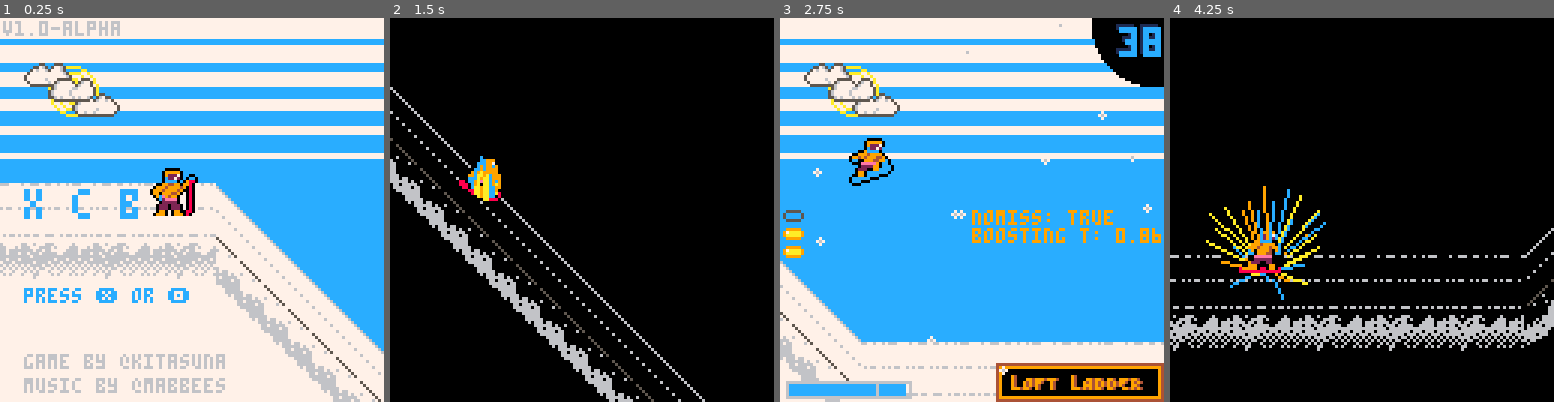
Above: before the commit, frames 1-4 (left to right).
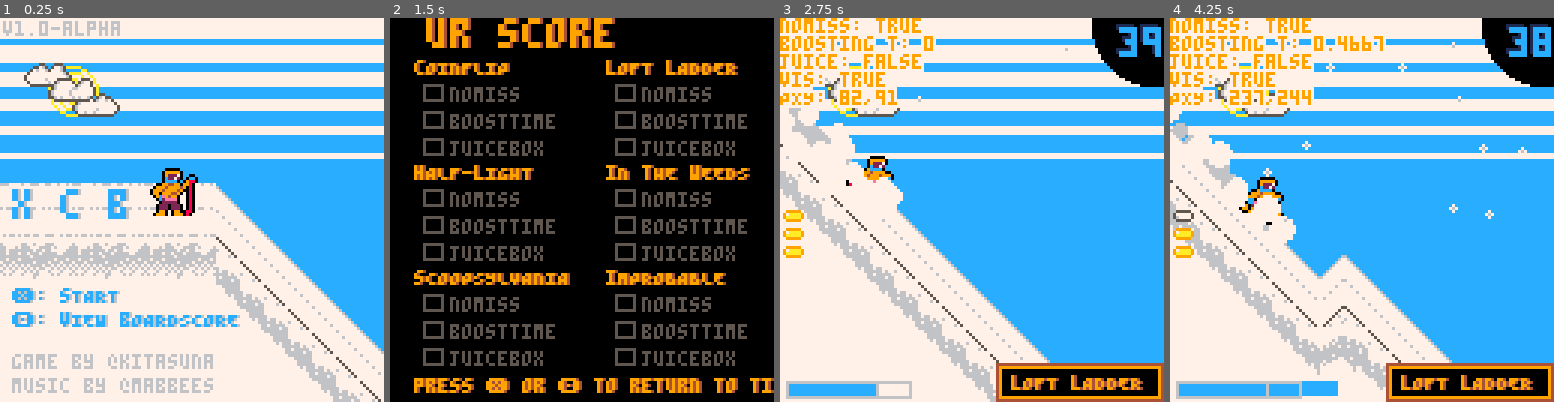
Above: after the commit, the same moments.

Repository: radicalslice/xcb
Game: PICO-8 cartridge main.p8
Same seed, same stepped clock (60 frames per second), same inputs: the game is played once before the commit and once after it.
Inputs:
- Up to frame 1 (0.25 s): no input
- Up to frame 2 (1.5 s): tap X (X key) at 0.33, 1.07 s; tap O (Z key) at 0.7 s
- Up to frame 3 (2.75 s): hold Right 1.6-2.1 s; tap O (Z key) at 1.7, 2.1, 2.5 s; tap X (X key) at 1.85 s; hold Up 2.15-2.42 s; hold Right from 2.47 s (still down)
- Up to frame 4 (4.25 s): tap O (Z key) every 0.4 s from 2.9 to 4.1 s; tap X (X key) at 2.97, 4.08 s; release Right at 3.03 s; hold Left 3.08-3.58 s; hold Down 3.63-3.97 s; hold Right from 4.02 s (still down)

The runs differ from the first frame. In frame 1, 4.9% of the frame differs, in the area x 3-63%, y 44-98%; in frame 2, 24%; in frame 3, 29%; in frame 4, 95%, in the area x 0-100%, y 0-100%.

Commit message:
v1.0::boardscore Add lots of boardscore functionality

Diff:
--- a/_game.lua
+++ b/_game.lua
@@ -131,7 +131,8 @@
   end)
 
   foreach(_FX.trails, function(t)
-    if t[1].x < player.x - 32 then
+    t[1].ttl -= dt
+    if t[1].ttl <= 0 then
       del(_FX.trails, t)
     end
   end)
@@ -164,6 +165,12 @@
       end
     end
   end)
+
+  -- check for collision between player and item
+  if _itemmgr.visible == true and collides_new(player:get_big_bb(), _itemmgr:get_bb()) then
+    _itemmgr.visible = false
+    _boardscore:update(_level.name, "juicebox", true)
+  end
 end
 
 _camera_y = 0
@@ -314,6 +321,9 @@
     obs:draw()
   end)
 
+  -- draw item maybe
+  _itemmgr:draw()
+
   foreach(_FX.trails, function(t)
     for crc in all(t) do
       circfill(crc.x,crc.y,crc.rad,(_level_config.trailcolor or 6))
@@ -372,9 +382,11 @@
   if _debug.msgs then
     -- draw_ctrls(12, 108, 9)
     -- player debug stuff
-    print("nomiss: "..(_level.score.nomiss and "true" or "false"), 64, 64, 9)
-    print("boosting t: "..player.boosting_time, 64, 70, 9)
-    -- print("X: "..flr(player.x), 56, 100, 9)
+    print("\^o7ffnomiss: "..(_level.score.nomiss and "true" or "false"), 0, 0, 9)
+    print("\^o7ffboosting t: "..player.boosting_time, 0, 6, 9)
+    print("\^o7ffjuice: "..(_level.score.juicebox and "true" or "false"), 0, 12, 9)
+    print("\^o7ffvis: "..(_itemmgr.visible and "true" or "false"), 0, 18, 9)
+    print("\^o7ffPXY: "..flr(player.x)..","..flr(player.y), 0, 24, 9)
     -- print("cpu: "..stat(1), 56, 100, 9)
     -- print("plr: "..flr(player.x)..","..flr(player.y)..","..player.plane, 56, 94, 9)
     -- print("level: "..level.name, 56, 106, 9)
--- a/_init.lua
+++ b/_init.lua
@@ -14,6 +14,7 @@
     _timers.snow:init(0.05, _last_ts)
 
     _boardscore = BoardScore:new()
+    _itemmgr = ItemMgr:new()
 
     player:reset()
 
@@ -45,8 +46,10 @@
     _q.add_subs("playerstop", {_timermgr.handle_playerstop})
     _q.add_subs("pregameover_expr", {_gamemgr.handle_pregameover_expr})
 
-    __update = _update_title
-    __draw = _draw_title
+     __update = _update_title
+     __draw = _draw_title
+    -- __update = _update_victory
+    -- __draw = _draw_victory
 
     if _debug.music then
       music(17)
@@ -55,6 +58,7 @@
 
 function _init()
   printh("--init")
+  cartdata("xcb_kitasuna_v1_0")
   anytime_init()
 end
 
--- a/_interlevel.lua
+++ b/_interlevel.lua
@@ -18,16 +18,16 @@
   end
 
   if _level_index == _level_count and _timers.interlevel.ttl == 0 then
-    dshad("victory!", 70, 64)
-    if _timers.input_freeze.ttl == 0 then
-      dshad("press "..BUTTON_X.." or "..BUTTON_O, 58, 80)
-      dshad(" to restart", 62, 88)
-    end
+    -- save boardscore
+    _boardscore:save()
+    __update = _update_victory
+    __draw = _draw_victory
+
   elseif _level_config.branches != nil then
     spr(114,up_arrow_x,72 - (_up_charge * 4))
     spr(114,down_arrow_x,81 + (_down_charge * 4),1,1,false,true)
-    dshad(_level_configs[_level_config.branches[1]].name, 65, 68)
-    dshad(_level_configs[_level_config.branches[2]].name, 65, 88)
+    print("\^o410".._level_configs[_level_config.branches[1]].name, 65, 68, 9)
+    print("\^o410".._level_configs[_level_config.branches[2]].name, 65, 88, 9)
   end
 
   palt(0, true)
--- a/_title.lua
+++ b/_title.lua
@@ -5,17 +5,17 @@
   palt(0, false)
   rectfill(0,0,127,127,7)
   -- sky
-      rectfill(0, 0, 128, 128, 12)
+  rectfill(0, 0, 128, 128, 12)
   -- clouds
-      local cloudheight = 6
-      local gapheight = 3
-      local next_y = 0
-      while cloudheight > 0 do
-        rectfill(0, next_y, 128, next_y + cloudheight, 7)
-        next_y = next_y + cloudheight + gapheight
-        cloudheight -= 1
-        gapheight += 1
-      end
+  local cloudheight = 6
+  local gapheight = 3
+  local next_y = 0
+  while cloudheight > 0 do
+    rectfill(0, next_y, 128, next_y + cloudheight, 7)
+    next_y = next_y + cloudheight + gapheight
+    cloudheight -= 1
+    gapheight += 1
+  end
 
   -- new stuff
   circfill(24, 24, 4, 10)
@@ -37,14 +37,15 @@
   end
   -- dude
   spr(128, 50, 50, 2, 2)
-  print("\^w\^tx c b", 8, 57, 12)
+  print("\^w\^t\^o610x c b", 4, 57, 12)
 
-  print("press "..BUTTON_X.." or "..BUTTON_O, 8, 90, 12)
+  print("\^o610"..BUTTON_X..": sTART", 4, 90, 12)
+  print("\^o610"..BUTTON_O..": vIEW bOARDSCORE", 4, 98, 12)
   -- palt()
 
   print("v1.0-alpha", 1, 1, 6)
-  print("game by @kitasuna", 8, 112, 6)
-  print("music by @mabbees", 8, 120, 6)
+  print("game by @kitasuna", 4, 112, 6)
+  print("music by @mabbees", 4, 120, 6)
 
   foreach(_FX.snow, function(c)
     spr(118, c.x, c.y)
@@ -57,6 +58,8 @@
 
   _timers.snow:update(_now)
 
+  _timers.show_boardscore:update(_now)
+
   foreach(_FX.snow, function(c)
     c.x -= c.dx
     c.y += c.dx
@@ -67,7 +70,12 @@
 
   _timers.interlevel:update(_now)
 
-  if _timers.input_freeze.ttl == 0 and (btnp(4) or btnp(5)) and _timers.interlevel.ttl <= 0 then
+  if _timers.input_freeze.ttl == 0 and btnp(5) then
+    _init_wipe(0.4)
+    _timers.show_boardscore:init(0.2, _now)
+  end
+
+  if _timers.input_freeze.ttl == 0 and btnp(4)  and _timers.interlevel.ttl <= 0 then
     anytime_init()
     _timers.interlevel:init(0.2, _now)
     _init_wipe(0.4)
--- a/_victory.lua
+++ b/_victory.lua
@@ -1,11 +1,57 @@
-function _draw_victory()
-  cls()
-  print("victory!", 48, 64, 9)
-  print("press "..BUTTON_X.." or "..BUTTON_O.." to restart", 14, 107, 9)
+VictoryScreen = {}
+
+function VictoryScreen:new(o)
+  o = o or {
+    header = "nice boardin'!",
+    levels = {}
+  }
+  setmetatable(o, self)
+  self.__index = self
+  return o
 end
 
-function _update_victory()
+function VictoryScreen:draw()
+  cls()
+  palt(11, false)
+  print("\^w\^t\^o410"..self.header, 12, 0, 9)
+  local y = 18
+  local x = 8
+
+  for i, level in ipairs(self.levels) do
+    local x = ((i-1) % 2 == 0 and 72 or 8)
+    local y = 14 + (((i-1) \ 2) * 35)
+    print("\^o410"..level, x, y, 9)
+    print_boardscore(_boardscore:lookup(level), x, y+6)
+  end
+
+  --[[
+  print("\^o410"..player.level_history[2], 72, 18, 9)
+  print_boardscore(_boardscore:lookup(player.level_history[2]), 72, 24)
+
+  print("\^o410"..player.level_history[3], 8, 54, 9)
+  print_boardscore(_boardscore:lookup(player.level_history[3]), 8, 60)
+
+  print("\^o410"..player.level_history[4], 72, 54, 9)
+  print_boardscore(_boardscore:lookup(player.level_history[4]), 72, 60)
+  --]]
+
+  -- if _timers.input_freeze.ttl == 0 then
+  print("\^o410press "..BUTTON_X.." or "..BUTTON_O.." to return to title", 8, 120, 9)
+  -- end
+end
+
+function VictoryScreen:update()
   if btnp(4) or btnp(5) then
     anytime_init()
   end
 end
+
+function print_boardscore(score, x, y)
+  for t, v in pairs(score) do
+    if t != "name" then
+      spr((v and 164 or 165), x+2, y)
+      print(t, x+12, y + 3, (v and 7 or 5))
+      y+=9
+    end
+  end
+end
--- a/boardscore.lua
+++ b/boardscore.lua
@@ -3,14 +3,12 @@
   printh("called boardscore:new")
   local base = {}
   for n in all(_level_names) do
-    base[n] = {
+    add(base, {
+      name = n,
       nomiss = false,
+      boosttime = false,
       juicebox = false,
-      boosttime = false,
-    }
-  end
-  for k, v in pairs(base) do
-    printh("loop Entry in base: "..k)
+    })
   end
   o = o or base
   setmetatable(o, self)
@@ -24,10 +22,40 @@
 
 function BoardScore:save()
   --save to local
+  for i, level in ipairs(self) do -- foreach level...
+    printh("saving level index: "..i)
+    local score = 0
+    for k, val in pairs(level) do
+      if k == "nomiss" and val then
+        score |= 1 << 0
+      end
+      if k == "boosttime" and val then
+        score |= 1 << 1
+      end
+      if k == "juicebox" and val then
+        score |= 1 << 2
+      end
+    end
+    printh("level has score: "..score)
+    dset(i, score)
+    printh("saved level score")
+  end
+end
+
+function BoardScore:lookup(level_name)
+  for i=1,#self do
+    if self[i].name == level_name then
+      return self[i]
+    end
+  end
 end
 
 function BoardScore:update(level_name, key, value)
-  _boardscore[level_name][key] = value
+  for i=1,#self do
+    if self[i].name == level_name then
+      self[i][key] = value
+    end
+  end
 end
 
 function BoardScore:getLevelTotal()
--- /dev/null
+++ b/item.lua
@@ -0,0 +1,34 @@
+ItemMgr = {}
+function ItemMgr:new(o)
+  o = o or {}
+  setmetatable(o, self)
+  self.__index = self
+  return o
+end
+
+function ItemMgr:init(pos)
+  printh("itemmgr init, called with "..pos[1]..","..pos[2])
+  self.x = pos[1]
+  self.y = pos[2]
+  self.visible = true
+end
+
+function ItemMgr:update(dt)
+  -- maybe don't need this?
+end
+
+function ItemMgr:get_bb()
+  return {flr(self.x),flr(self.y),flr(self.x)+7,flr(self.y)+10}
+end
+
+function ItemMgr:draw()
+  if not self.visible then
+    return
+  end
+  palt(11, true)
+  palt(0, false)
+  spr(163, self.x, self.y, 1, 2)
+  palt()
+  local bb = self:get_bb()
+  rect(bb[1],bb[2],bb[3],bb[4],11)
+end
--- a/level.lua
+++ b/level.lua
@@ -23,6 +23,7 @@
     name = _level_names[1],
     -- mountain tile x, mountain tile y, mountain pos y, tree pos y, flat map x,ramp left start,ramp right end,fill color for under course
     tiles = {17,1,24,30,21,24,27,7},
+    item_pos = {1750, 270},
     tree_tileheight = 3,
     foreground = false,
     branches = {2, 3},
@@ -48,6 +49,7 @@
     name = _level_names[2],
     -- mountain tile x, mountain tile y, mountain pos y, tree pos y, flat map x
     tiles = {17,1,24,30,21,24,27,7},
+    item_pos = {1040, 130},
     branches = {4, 5},
     tree_tileheight = 3,
     foreground = false,
@@ -62,6 +64,7 @@
   {
     name = _level_names[3],
     tiles = { 17,1,24,30,29,32,35,4},
+    item_pos = {2448, 350},
     branches = {4, 5},
     tree_tileheight = 3,
     trailcolor = 3,
@@ -79,6 +82,7 @@
     name = _level_names[4],
     -- mountain tile x, mountain tile y, mountain pos y, tree pos y, flat map x
     tiles = { 13,3,28,40,21,24,27,7},
+    item_pos = {2440, 465},
     branches = {6, 6},
     tree_tileheight = 2,
     foreground = true,
@@ -98,6 +102,7 @@
     name = _level_names[5],
     -- mountain tile x, mountain tile y, mountain pos y, tree pos y, flat map x
     tiles = { 13,3,28,40,21,24,27,7},
+    item_pos = {1350, 40},
     branches = {6, 6},
     tree_tileheight = 2,
     foreground = true,
@@ -127,6 +132,7 @@
     name = _level_names[6],
     -- mountain tile x, mountain tile y, mountain pos y, tree pos y, flat map x
     tiles = { 13,3,28,40,21,24,27,7},
+    item_pos = {1950, 720},
     tree_tileheight = 2,
     foreground = true,
     trailcolor = 5,
@@ -406,7 +412,7 @@
 obs,6,115
 flat,128
 
---,down into nothing, down time
+--,short hop then down into nothing, down time
 ddown,64
 flat,96
 
@@ -429,6 +435,9 @@
 flat,96
 
 --,down into long weave
+bup,8,-2
+bdown,8,-2
+flat,16
 ddown,56
 flat,56
 obs,6,115
@@ -742,14 +751,12 @@
 bup,16,-2.5
 bdown,8
 ddown,48
-flat,16
 bup,8,-2
 bdown,8
 ddown,96
 flat,112
 bup,8,-2
 bdown,8
-flat,16
 bup,16,-2
 flat,24
 bup,16,-2
@@ -766,33 +773,30 @@
 flat,40
 bup,16,-2.5
 bdown,16
-flat,8
 ddown,32
 flat,8
 bup,16,-2.5
 bdown,16
 ddown,56
-flat,8
 bup,16,-2.5
 bdown,16
 ddown,96
-flat,8
 bup,16,-2.5
 bdown,16
 ddown,56
 flat,64
 bup,16,-2.5
 bdown,16
-flat,96
+flat,256
 ddown,128]]
 }
 
 -- String -> []Range
-function parse_ranges(str, x_base, y_base)
+function parse_ranges(str)
   local ranges = {}
   local jumps = {}
-  local last_flat = y_base
-  local x_curr = x_base
+  local x_curr = 0
+  local last_flat = 8
   foreach(split(str, "\n"), function(substr)
     local vals = split(substr, ",")
     if substr == "" or vals[1] == "--" then
--- a/main.p8
+++ b/main.p8
@@ -17,6 +17,7 @@
 #include colors.lua
 #include fleas.lua
 #include gamemgr.lua
+#include item.lua
 #include level.lua
 #include obstacle.lua
 #include player.lua
@@ -105,14 +106,14 @@
 bb022202220b080b0888888888888880b0888888000bbbbb77777777777777777777777777777777777777777744448444444447000000000000000000000000
 bb0990b09900880bb088888888888880b0888000bbbbbbbb77777777777777777777777773777777777777377777748844444444000000000000000000000000
 b09990b0999080bbbb0000000000000bbb000bbbbbbbbbbb73733737337737337333773777777777777777777777777444444444000000000000000000000000
-067666703733337737733373bbbbbbbbbbbbbbbb0000000037333373333333337333333777777777777777774444447744444444000000000000000000000000
-676767673373333733333333bb000bbbbbbbbbbb0000000033333333333333333333333377777773377777774444477b44444444000000000000000000000000
-766676767333333373377337bbbbb0bbbbbbbbbb0000000033333377337733333337733377777777777777774447777bb4444444000000000000000000000000
-676766673337733333337333b00000bbbbbbbbbb000000007773377777777377333377737777737777377777444777bbb4444444000000000000000000000000
-7676767673333733333377330aaaaa0bbbbbbbbb0000000077777777777777777377777777777777777777774777bbbbbbb44444000000000000000000000000
-0766676033337337373333330883aa0bbbbbbbbb000000007777777777777777777444777773777777773777777bbbbbbbbbb444000000000000000000000000
-0076760033333373373333370888aa0bbbbbbbbb00000000777777777777777777444447777777777777777777bbbbbbbbbbbb44000000000000000000000000
-0000000033733773333333770883990bbbbbbbbb0000000044477744447777777444444473777777777777377bbbbbbbbbbbbbb4000000000000000000000000
+067666703733337737733373bbbbbbbb000000bb0000000037333373333333337333333777777777777777774444447744444444000000000000000000000000
+676767673373333733333333bb000bbb00000bbb0000000033333333333333333333333377777773377777774444477b44444444000000000000000000000000
+766676767333333373377337bbbbb0bb0777bbb70555555533333377337733333337733377777777777777774447777bb4444444000000000000000000000000
+676766673337733333337333b00000bbbb00bbb7050000057773377777777377333377737777737777377777444777bbb4444444000000000000000000000000
+7676767673333733333377330aaaaa0bbbbbbb070500000577777777777777777377777777777777777777774777bbbbbbb44444000000000000000000000000
+0766676033337337373333330883aa0b0bbbbb07050000057777777777777777777444777773777777773777777bbbbbbbbbb444000000000000000000000000
+0076760033333373373333370888aa0b07bbb00705000005777777777777777777444447777777777777777777bbbbbbbbbbbb44000000000000000000000000
+0000000033733773333333770883990b077777770555555544477744447777777444444473777777777777377bbbbbbbbbbbbbb4000000000000000000000000
 0000000000000000000000000aa9990bbbbbbbbb0000000044444444444477744444444444444444444444440000000000000000000000000000000000000000
 0000000000000000000000000aa9990bbbbbbbbb0000000077447444474444444444744444444444444444440000000000000000000000000000000000000000
 000000000000000000000000b00000bbbbbbbbbb0000000044444444447474444444444444444444444444440000000000000000000000000000000000000000
--- a/player.lua
+++ b/player.lua
@@ -40,6 +40,8 @@
     p.plane = 0
     p.planedy = 0
     p.boosting_time = 0
+    -- p.level_history = {"hALF-lIGHT", "cOINFLIP", "lOFT lADDER", "iMPROBABLE"}
+    p.level_history = {}
   end,
   change_state = function(p, state)
     -- printh("State change: "..p.state.."->"..state)
@@ -74,7 +76,7 @@
     p.last_sprite = base_sprite
 
     -- draw bb
-    -- local bb = p:get_bb()
+    -- local bb = p:get_big_bb()
     -- rect(bb[1],bb[2],bb[3],bb[4],11)
 
     pal()
@@ -82,6 +84,9 @@
   end,
   get_bb = function(p)
     return {flr(p.x - 8), flr(p.y+2+p.plane), flr(p.x+4), flr(p.y+6+p.plane)}
+  end,
+  get_big_bb = function(p)
+    return {flr(p.x - 8), flr(p.y+p.plane-12), flr(p.x+4), flr(p.y+8+p.plane)}
   end,
   -- added_dy comes from the ramp definition
   start_jump = function(p, added_dy)
@@ -202,7 +207,7 @@
       p.plane += p.planedy
     end
     add(_FX.trails, {})
-    add(_FX.trails[#_FX.trails], {x=player.x, y=player.y+player.plane+4, rad=flr(rnd(2))+2})
+    add(_FX.trails[#_FX.trails], {x=player.x, y=player.y+player.plane+4, rad=flr(rnd(2))+2, ttl=1})
 
     if p.plane <= 0 or p.plane >= 6 then
       p.planedy = 0
@@ -239,8 +244,8 @@
 
     -- tweak angle
     if btnp(1) then
-        p.angle = min(1, p.angle + 1)
-        p.airtimer = 0
+      p.angle = min(1, p.angle + 1)
+      p.airtimer = 0
     elseif btnp(0) then
       p.angle = max(-1, p.angle - 1)
       p.airtimer = 0
--- a/timer.lua
+++ b/timer.lua
@@ -87,6 +87,16 @@
     function(t) end
   )
 
+  _timers.show_boardscore = new_timer(
+    0,
+    function(t)
+      printh("trying to show boardscore")
+      local victory = VictoryScreen:new({header = "ur score", levels = _level_names})
+      __update = function() victory:update() end
+      __draw = function() victory:draw() end
+    end
+  )
+
   -- for emitting snow
   _timers.snow = new_timer(
     0,
@@ -106,25 +116,27 @@
     function(t)
       -- reset player x value
       player.x = 40
+      player.y = Y_BASE
 
       -- pass in last_y_drawn so the level hopefully connects to previous one...
       -- pass in 0 for the player's x position because it doesn't matter here
-      local ranges, jumps, x_max = parse_ranges(_levels[_level_index], 0, _last_y_drawn + 8)
+      local ranges, jumps, x_max = parse_ranges(_levels[_level_index])
 
-      local levelname = _level_configs[_level_index].name
+      _level_config = _level_configs[_level_index]
+
+      local levelname = _level_config.name
       _level = {
         name = levelname,
         ranges = ranges,
         jumps = jumps,
         x_max = x_max,
-        score = _boardscore[levelname],
+        score = _boardscore:lookup(levelname),
         started_at = _last_ts, -- for calculating elapsed time on level
       }
 
       -- assume true for the nomiss score
       _level.score.nomiss = true
 
-      _level_config = _level_configs[_level_index]
 
       printh("Loaded boardscore: ")
       for t,v in pairs(_level.score) do
@@ -141,11 +153,14 @@
       _game_timer.clock += _checkpoints[_level_index]
 
       _obsman:init()
-      _obsman:parselvl(_levels[_level_index])
+      _obsman:parselvl(_level_config)
+
+      _itemmgr:init(_level_config.item_pos)
 
       player.boosting_time = 0
       player.ddx = _PLAYER_DDX
       player.dx = _PLAYER_DX_MAX
+      add(player.level_history, _level.name)
 
       _camera_freeze = false
       _interlevel_wipego = false
--- a/utils.lua
+++ b/utils.lua
@@ -1,10 +1,3 @@
-get_tile_from_pos = nil
-function _get_tile_from_pos(start_tile_x, start_tile_y)
-  return function(pos_x, pos_y)
-    return (pos_x \ 8) + start_tile_x, (pos_y \ 8) + start_tile_y
-  end
-end
-
 function exists(e, tbl)
   for i=1,#tbl do
     if tbl[i] == e then
@@ -75,22 +68,13 @@
         rect(128-charwidth-1, 115, 127, 127, 4)
         rect(128-charwidth, 116, 126, 126, 9)
         rectfill(128 - charwidth+1, 117, 125, 125, 0)
-        dshad(msg, 132 - charwidth, 119)
+        print("\^o410"..msg, 132 - charwidth, 119, 9)
       end
     end,
     update = function(self, dt)
       self.ttl -= dt
     end,
   }
-end
-
-function dshad(str, x, y, ow)
-  local colors = {4,9}
-  if ow != nil and #ow == 2 then
-    colors = ow
-  end
-  print(str, x+1, y, colors[1])
-  print(str, x, y, colors[2])
 end
 
 -- using this to reset sensible defaults
